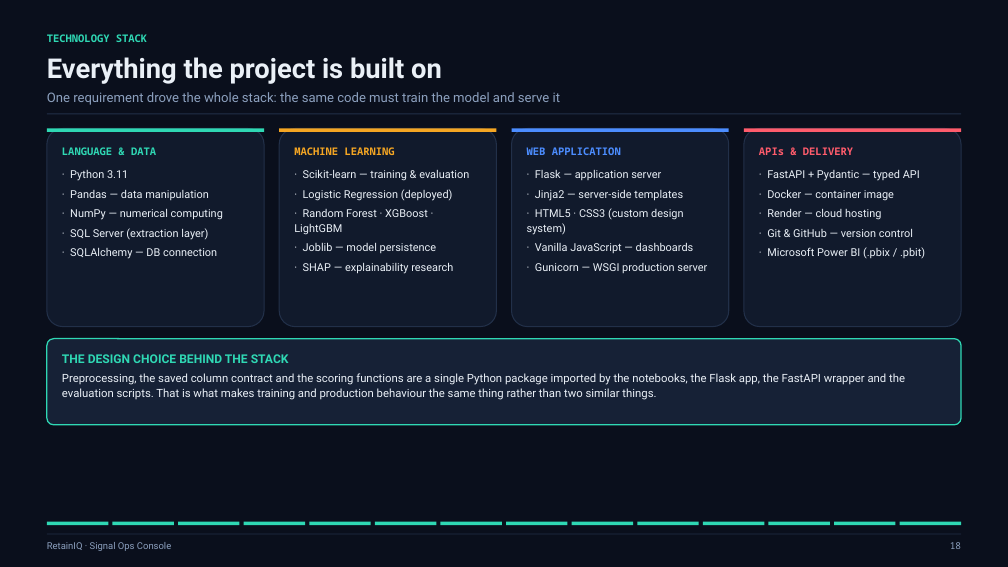
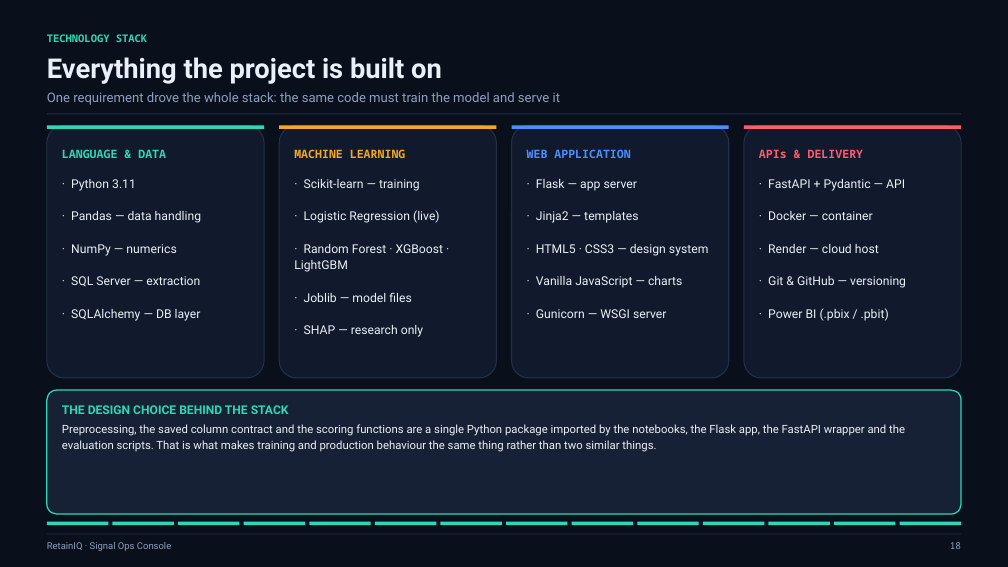
Before and after one commit to Logesh0247/RetainIQ_Signal_Ops_Console, a slide deck: slide 18 of presentation/RetainIQ_Project_Review.pptx. Drawn at 1008x567 pixels with LibreOffice and Linux fonts; fonts in the diff are those of the drawing. Boxes give left, top, right and bottom in pixels: in the first picture for what was removed or moved away, otherwise in the second. Text is boxed around its words. In the diff, an @@ line names an element or a change of style, - is before the commit and + after.

Commit message:
Rebuild the review deck around a vertical fill engine
The previous deck was designed without a renderer, and 16 of its 24 slides left
0.9-1.8in of empty space above the footer. Every body layout now fills an
explicit content band (1.66in-6.80in), and every figure is placed by its own
aspect ratio, so charts land at 100% of their box on every slide.

- build_deck.py: stack()/img_h()/img_w() layout engine; all 20 content slides
  and 5 appendix slides rewritten onto it; tech-stack columns, feature list and
  panel copy re-scaled to fill instead of trailing off.
- build_assets.py: _trim() crops the decorative background margin off every
  chart; chart_cycle redrawn wider; the churn-split caption moved onto the
  slide; cross-validation labels de-collided.
- New appendix A5: how the system fits together (architecture map).
- Verified: audit_deck.py clean (no out-of-bounds, no collisions),
  audit_layout.py reports 0.26in of breathing room above the rail on all 25
  slides, both QR codes in the deck decode back to their URLs.
- presentation/preview/ (QA renders) is gitignored.

```diff
--- a/presentation/RetainIQ_Project_Review.pptx
+++ b/presentation/RetainIQ_Project_Review.pptx
@@ rounded rectangle resized from (x1=47, y1=129, x2=264, y2=327) to (x1=47, y1=126, x2=264, y2=378) @@
@@ text at (x1=62, y1=149, x2=166, y2=191): size 10 to 11 pt in "LANGUAGE & DATA"; size 10.4 to 11.6 pt in "· Python 3.11"; more space between paragraphs; line spacing 1.1 to 1.14 @@
@@ rounded rectangle resized from (x1=279, y1=129, x2=496, y2=327) to (x1=279, y1=126, x2=496, y2=378) @@
@@ text at (x1=294, y1=149, x2=444, y2=272): size 10 to 11 pt in "MACHINE LEARNING"; size 10.4 to 11.6 pt in "· Random Forest · XGBoost · LightGBM"; more space between paragraphs; line spacing 1.1 to 1.14 @@
@@ rounded rectangle resized from (x1=512, y1=129, x2=729, y2=327) to (x1=512, y1=126, x2=729, y2=378) @@
@@ text at (x1=527, y1=149, x2=630, y2=158): size 10 to 11 pt in "WEB APPLICATION"; more space between paragraphs @@
@@ rounded rectangle resized from (x1=744, y1=129, x2=961, y2=327) to (x1=744, y1=126, x2=961, y2=378) @@
@@ text at (x1=759, y1=149, x2=864, y2=158): size 10 to 11 pt in "APIs & DELIVERY"; more space between paragraphs @@
@@ text at (x1=304, y1=179, x2=440, y2=223): text changed; size 10.4 to 11.6 pt @@
-· Scikit-learn — training & evaluation
-· Logistic Regression (deployed)
+· Scikit-learn — training
+· Logistic Regression (live)
@@ text at (x1=536, y1=179, x2=709, y2=318): text changed; size 10.4 to 11.6 pt @@
-· Flask — application server
-· Jinja2 — server-side templates
-· HTML5 · CSS3 (custom design system)
-· Vanilla JavaScript — dashboards
-· Gunicorn — WSGI production server
+· Flask — app server
+· Jinja2 — templates
+· HTML5 · CSS3 — design system
+· Vanilla JavaScript — charts
+· Gunicorn — WSGI server
@@ text at (x1=768, y1=179, x2=906, y2=321): text changed; size 10.4 to 11.6 pt @@
-· FastAPI + Pydantic — typed API
-· Docker — container image
-· Render — cloud hosting
-· Git & GitHub — version control
-· Microsoft Power BI (.pbix / .pbit)
+· FastAPI + Pydantic — API
+· Docker — container
+· Render — cloud host
+· Git & GitHub — versioning
+· Power BI (.pbix / .pbit)
@@ text at (x1=71, y1=211, x2=201, y2=321): text changed; size 10.4 to 11.6 pt @@
-· Pandas — data manipulation
-· NumPy — numerical computing
-· SQL Server (extraction layer)
-· SQLAlchemy — DB connection
+· Pandas — data handling
+· NumPy — numerics
+· SQL Server — extraction
+· SQLAlchemy — DB layer
@@ text at (x1=304, y1=292, x2=423, y2=337): text changed; size 10.4 to 11.6 pt @@
-· Joblib — model persistence
-· SHAP — explainability research
+· Joblib — model files
+· SHAP — research only
@@ rounded rectangle resized from (x1=47, y1=339, x2=961, y2=425) to (x1=47, y1=390, x2=961, y2=514) @@
@@ text "THE DESIGN CHOICE BEHIND THE ..." moved from (x1=62, y1=354, x2=905, y2=400) to (x1=62, y1=405, x2=905, y2=452) @@
```
Also in this commit, not shown: 23 other slides changed, 1 slide added, 21 other files.
